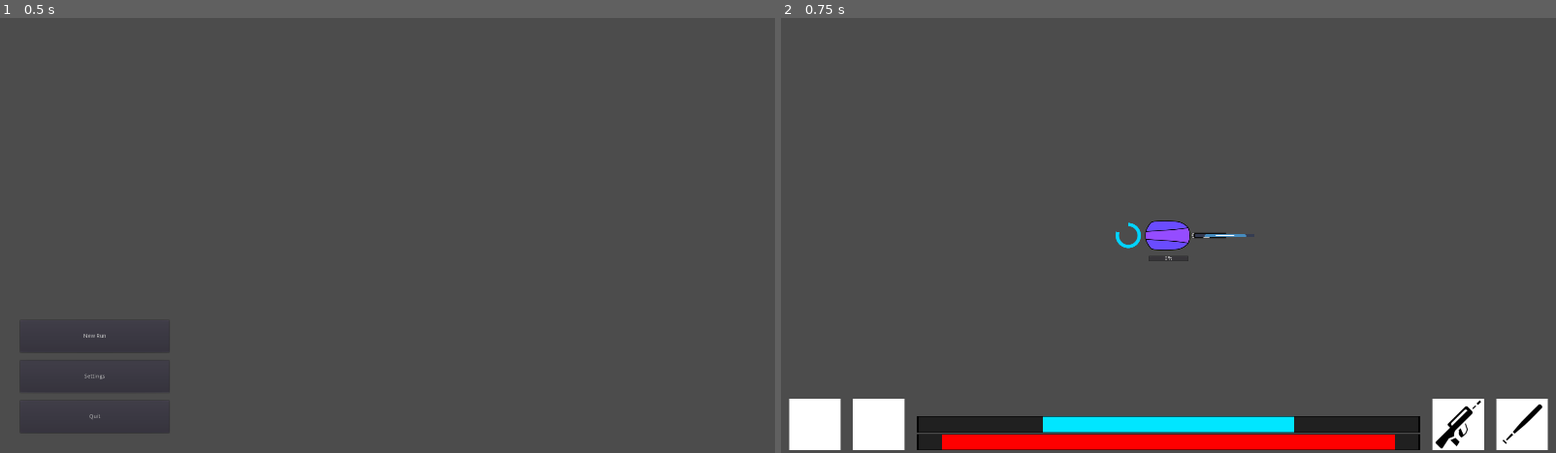
Above: before the commit, frames 1-2 (left to right).
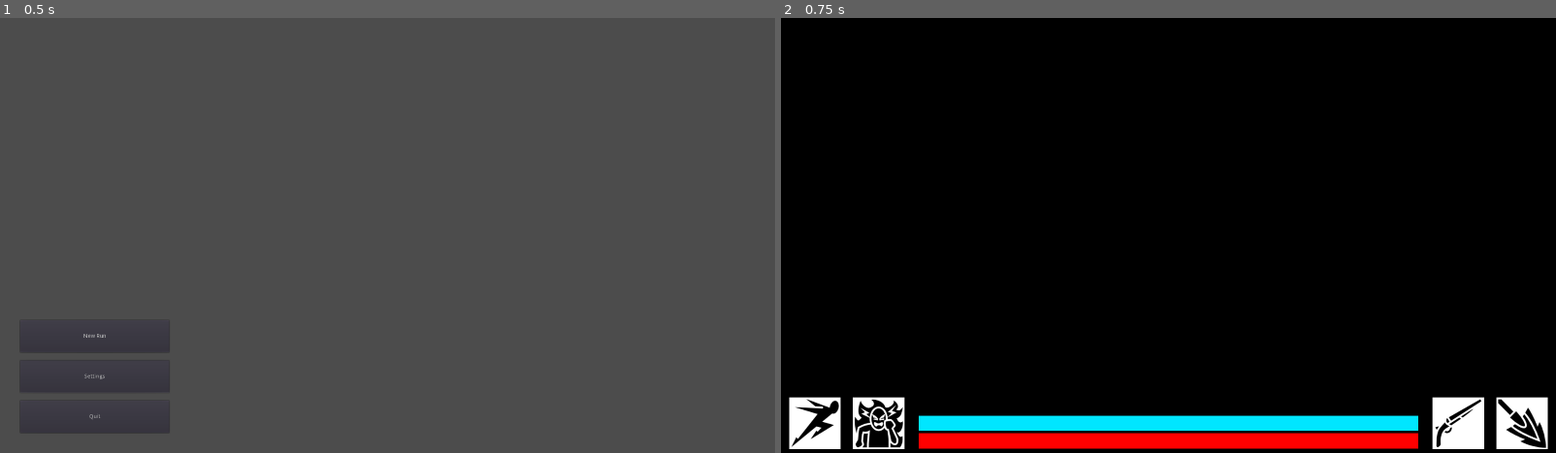
Above: after the commit, the same moments.

Repository: pbrechtmann/TDS
Game: Godot game, scene res://Scenes/Menus/Main/MainMenu.tscn
The game is run twice, just before and just after one commit, with the same random seed, the same clock (stepped at 60 frames per second) and the same inputs. The engine's default icon, where the game draws it, is replaced by a stand-in: a white triangle on a blue panel in a dark square.
Inputs:
- Up to frame 1 (0.5 s): no input
- Up to frame 2 (0.75 s): click "New Run" at 0.5 s

Frame 1 is identical in both runs. In frame 2, 95% of the frame differs, in the area x 0-100%, y 0-100%.
Error before the commit: Parse Error: Can't preload resource at path: res://Scenes/Items/Weapons/Attachment/PoisonGrenade/AttachmentPoisonGrenade.tscn (res://Scenes/Entities/Player/Pla…
Error after the commit: Invalid call. Nonexistent function 'navpoly_add' in base 'Navigation2D'. (res://Scenes/World/Generation/RoomPrefab.gd:52)

Commit message:
Introduced actionlock as mechanism for modular stunning

Diff:
--- /dev/null
+++ b/Scenes/Entities/Components/ActionLock.gd
@@ -0,0 +1,25 @@
+extends Node
+class_name ActionLock
+
+var move_locks : int = 0
+var action_locks : int = 0
+
+
+func add_move_lock() -> void:
+	move_locks += 1
+
+func remove_move_lock() -> void:
+	move_locks -= 1
+
+func is_move_locked() -> bool:
+	return move_locks != 0
+
+
+func add_action_lock() -> void:
+	action_locks += 1
+
+func remove_action_lock() -> void:
+	action_locks -= 1
+
+func is_action_locked() -> bool:
+	return action_locks != 0
--- /dev/null
+++ b/Scenes/Entities/Components/ActionLock.tscn
@@ -0,0 +1,6 @@
+[gd_scene load_steps=2 format=2]
+
+[ext_resource path="res://Scenes/Entities/Components/ActionLock.gd" type="Script" id=1]
+
+[node name="ActionLock" type="Node"]
+script = ExtResource( 1 )
--- a/Scenes/Entities/Entity.gd
+++ b/Scenes/Entities/Entity.gd
@@ -13,6 +13,7 @@
 onready var energy_display : EnergyDisplay = $EnergyDisplay
 onready var armor : Armor = $Armor
 onready var statmods : StatMods = $StatMods
+onready var action_lock : ActionLock = $ActionLock
 
 
 func _process(delta) -> void:
--- a/Scenes/Entities/Entity.tscn
+++ b/Scenes/Entities/Entity.tscn
@@ -8,6 +8,7 @@
 [ext_resource path="res://Scenes/Entities/Components/EnergyDisplay.tscn" type="PackedScene" id=6]
 [ext_resource path="res://Scenes/Items/Armors/Armor.tscn" type="PackedScene" id=7]
 [ext_resource path="res://Scenes/Entities/Components/StatMods.tscn" type="PackedScene" id=8]
+[ext_resource path="res://Scenes/Entities/Components/ActionLock.tscn" type="PackedScene" id=9]
 
 [sub_resource type="CapsuleShape2D" id=1]
 
@@ -40,4 +41,6 @@
 
 [node name="StatMods" parent="." instance=ExtResource( 8 )]
 
+[node name="ActionLock" parent="." instance=ExtResource( 9 )]
+
 [connection signal="death" from="Health" to="." method="_on_Health_death"]
--- a/Scenes/Entities/NPCs/Common/Common.gd
+++ b/Scenes/Entities/NPCs/Common/Common.gd
@@ -20,10 +20,14 @@
 
 
 func _physics_process(_delta) -> void:
+	if action_lock.is_move_locked():
+		return
 	move()
 
 
 func _process(_delta) -> void:
+	if action_lock.is_action_locked():
+		return
 	if weapon.global_position.distance_to(target.global_position) <= threshold:
 		weapon.try_primary_attack(energy_supply, statmods.attack_mods)
 
--- a/Scenes/Entities/Player/Player.gd
+++ b/Scenes/Entities/Player/Player.gd
@@ -1,7 +1,7 @@
 extends Entity
 class_name Player
 
-var attachment = preload("res://Scenes/Items/Weapons/Attachment/PoisonGrenade/AttachmentPoisonGrenade.tscn")
+var attachment = preload("res://Scenes/Items/Weapons/Attachment/Ranged/Charge/AttachmentChargeRanged.tscn")
 
 export(float) var speed = 1000
 
@@ -55,16 +55,26 @@
 
 
 func _physics_process(_delta) -> void:
+	if action_lock.is_move_locked():
+		return
 	move()
 	look_at(get_global_mouse_position())
 
 
 func _process(_delta) -> void:
+	if action_lock.is_action_locked():
+		return
 	if Input.is_action_pressed("attack_primary"):
 		weapon.try_primary_attack(energy_supply, statmods.attack_mods)
 
 
 func _input(event) -> void:
+	if event.is_action_pressed("pause"):
+		emit_signal("pause")
+
+
+	if action_lock.is_action_locked():
+		return
 	if event.is_action_pressed("attack_secondary"):
 		weapon.try_secondary_attack(energy_supply, statmods.attack_mods)
 	if event.is_action_pressed("ability"):
@@ -80,9 +90,6 @@
 
 	if event.is_action_pressed("weapon_hotkey_2"):
 		switch_to_melee()
-
-	if event.is_action_pressed("pause"):
-		emit_signal("pause")
 
 
 func switch_to_ranged() -> void:
--- a/Scenes/Entities/StatusEffects/Variants/DamageEffectCold.gd
+++ b/Scenes/Entities/StatusEffects/Variants/DamageEffectCold.gd
@@ -2,8 +2,10 @@
 
 
 func start_effects() -> void:
-	target.statmods.set_speed(0)
+	target.action_lock.add_action_lock()
+	target.action_lock.add_move_lock()
 
 
 func clear_effects() -> void:
-	target.statmods.reset_speed()
+	target.action_lock.remove_action_lock()
+	target.action_lock.remove_move_lock()
--- /dev/null
+++ b/Scenes/Items/Weapons/Attachment/Ranged/Charge/AttachmentChargeRanged.gd
@@ -0,0 +1,18 @@
+extends WeaponAttachment
+
+export var charge_time : float = 1.5
+
+onready var charge_timer : Timer = $ChargeTimer
+
+var attack_mods : Dictionary = {}
+
+func primary_attack(attack_mods : Dictionary) -> void:
+	self.attack_mods = attack_mods.duplicate()
+	user.action_lock.add_action_lock()
+	charge_timer.start(charge_time)
+
+
+func _on_ChargeTimer_timeout():
+	user.action_lock.remove_action_lock()
+	attack_mods["damage"] *= 2
+	weapon.primary_attack(attack_mods)
--- /dev/null
+++ b/Scenes/Items/Weapons/Attachment/Ranged/Charge/AttachmentChargeRanged.tscn
@@ -0,0 +1,14 @@
+[gd_scene load_steps=3 format=2]
+
+[ext_resource path="res://Scenes/Items/Weapons/Attachment/WeaponAttachment.tscn" type="PackedScene" id=1]
+[ext_resource path="res://Scenes/Items/Weapons/Attachment/Ranged/Charge/AttachmentChargeRanged.gd" type="Script" id=2]
+
+[node name="AttachmentChargeRanged" instance=ExtResource( 1 )]
+script = ExtResource( 2 )
+modifiers = {
+}
+
+[node name="ChargeTimer" type="Timer" parent="." index="2"]
+one_shot = true
+
+[connection signal="timeout" from="ChargeTimer" to="." method="_on_ChargeTimer_timeout"]
--- a/Scenes/Items/Weapons/Attachment/WeaponAttachment.gd
+++ b/Scenes/Items/Weapons/Attachment/WeaponAttachment.gd
@@ -3,5 +3,6 @@
 
 enum TYPE { GENERAL, MELEE, RANGED }
 
+export(TYPE) var type = TYPE.GENERAL
 
-export(TYPE) var type = TYPE.GENERAL
+var weapon : Weapon
--- a/Scenes/Items/Weapons/Weapon.gd
+++ b/Scenes/Items/Weapons/Weapon.gd
@@ -45,6 +45,7 @@
 	attachment = attachment_scene.instance()
 	add_child(attachment)
 	attachment.init(user)
+	attachment.weapon = self
 
 
 func create_final_mods(attack_mods : Dictionary) -> Dictionary:
--- a/Scenes/World.gd
+++ b/Scenes/World.gd
@@ -28,6 +28,8 @@
 
 
 func generate() -> void:
+	player.action_lock.add_action_lock()
+	player.action_lock.add_move_lock()
 	player.collision_layer = 0
 	yield(get_tree(), "idle_frame")
 	drop_spawner.clear()
@@ -51,6 +53,8 @@
 	yield(get_tree(), "idle_frame")
 	player.collision_layer = 2 + 4
 	player.set_active(true)
+	player.action_lock.remove_action_lock()
+	player.action_lock.remove_move_lock()
 	if generator.exit.connect("level_done", self, "_on_Exit_level_done") != OK:
 		printerr("Failed connecting signal \"done\" from Generator to World")
 
--- a/project.godot
+++ b/project.godot
@@ -14,6 +14,11 @@
 "language": "GDScript",
 "path": "res://Scenes/Items/Abilities/Ability.gd"
 }, {
+"base": "Node",
+"class": "ActionLock",
+"language": "GDScript",
+"path": "res://Scenes/Entities/Components/ActionLock.gd"
+}, {
 "base": "Node2D",
 "class": "Armor",
 "language": "GDScript",
@@ -196,6 +201,7 @@
 } ]
 _global_script_class_icons={
 "Ability": "",
+"ActionLock": "",
 "Armor": "",
 "AutoDrop": "",
 "Barrier": "",
Not shown: 1 places in Scenes/Entities/Entity.tscn that only renumber resources
